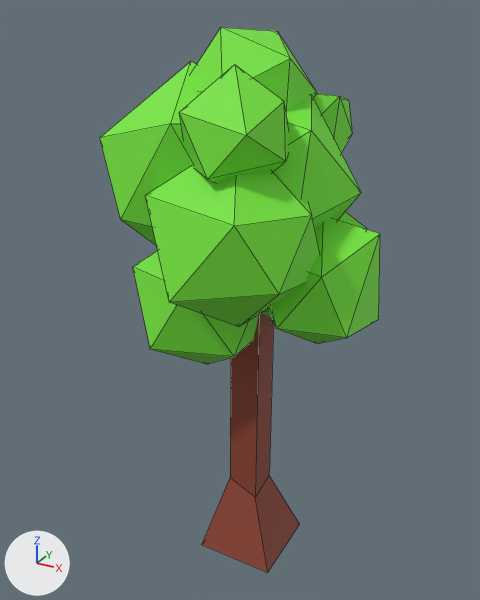
One commit to the FBX model Assets/Models/LowPolyTree1.fbx: the scene before it, then after it.
Both versions are drawn from a 50 mm lens placed at (4.4, -8.44, 8.13), pointed at (-0.2, -0.09, 3.96). Arrows for +X, +Y and +Z are at lower left; the lights stay in place. Mesh edges are drawn as thin lines. Where no turn or scale is listed for an object, it has been applied to the vertices.

Names of what the first picture shows: 'Leaves', 'Tree1'.
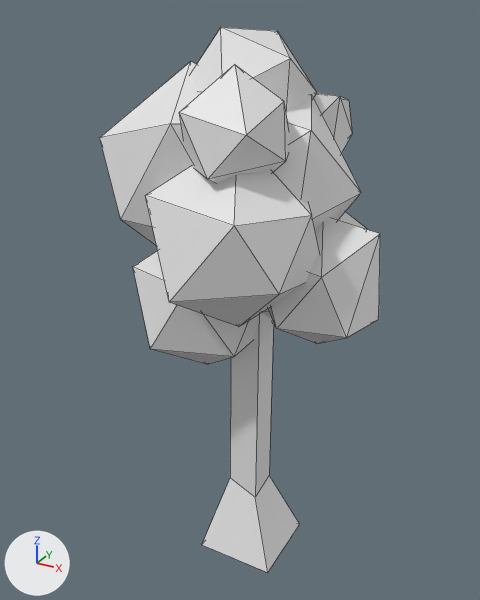
Pixel boxes [x1, y1, x2, y2] of what changed, in the pictures (480 x 600 px):
```json
{"object": "Leaves", "change": "recoloured", "before": [100, 27, 380, 364], "after": [100, 27, 380, 364], "on screen": "green to grey"}
{"object": "Tree1", "change": "recoloured", "before": [202, 313, 300, 572], "after": [202, 313, 300, 572], "on screen": "red to grey"}
```

Scene script edits in JSON lines:
```json
{"block": "me_trunk", "where": "me_trunk.from_pydata(...)  # 12 vertices, 10 faces; spans x -0.67..0.67, y -0.67..0.67, z -1.0..5.41"}
{"op": "remove", "block": "me_trunk", "code": "me_trunk.materials.append(mat_bark)  # red #8d4131"}
{"block": "me_icosphere", "where": "me_icosphere.from_pydata(...)  # 108 vertices, 180 faces; spans x -2.48..1.66, y -1.13..2.84, z -2.63..2.54"}
{"op": "remove", "block": "me_icosphere", "code": "me_icosphere.materials.append(mat_leaf)  # green #77e73b"}
```
